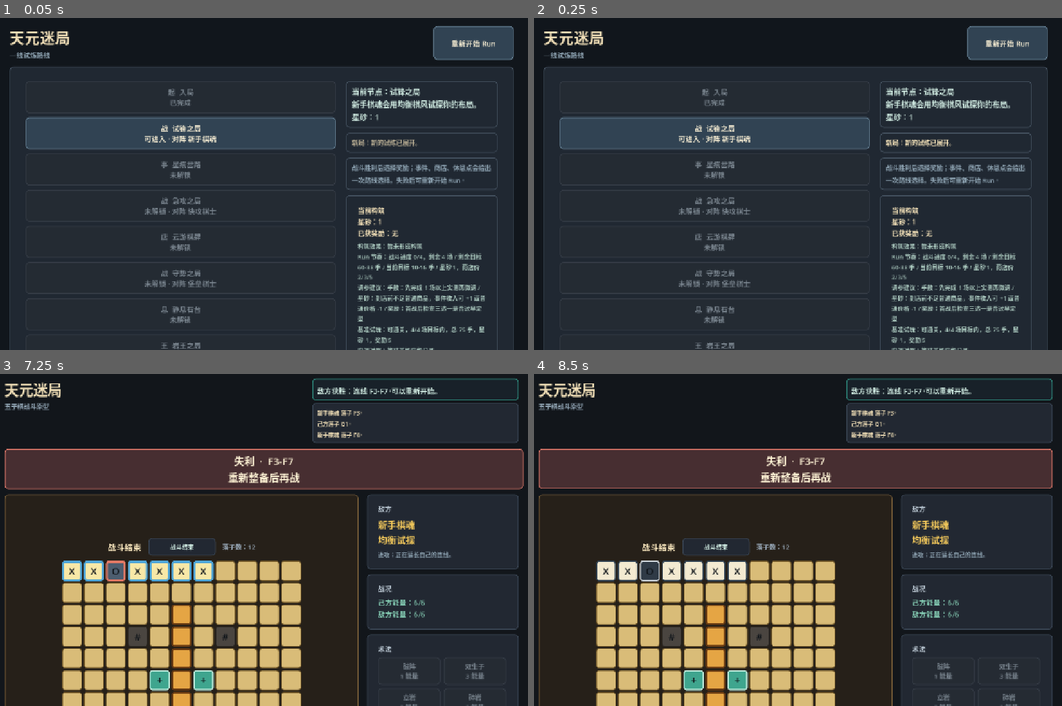
Above: before the commit, frames 1-4 (two rows, left to right).
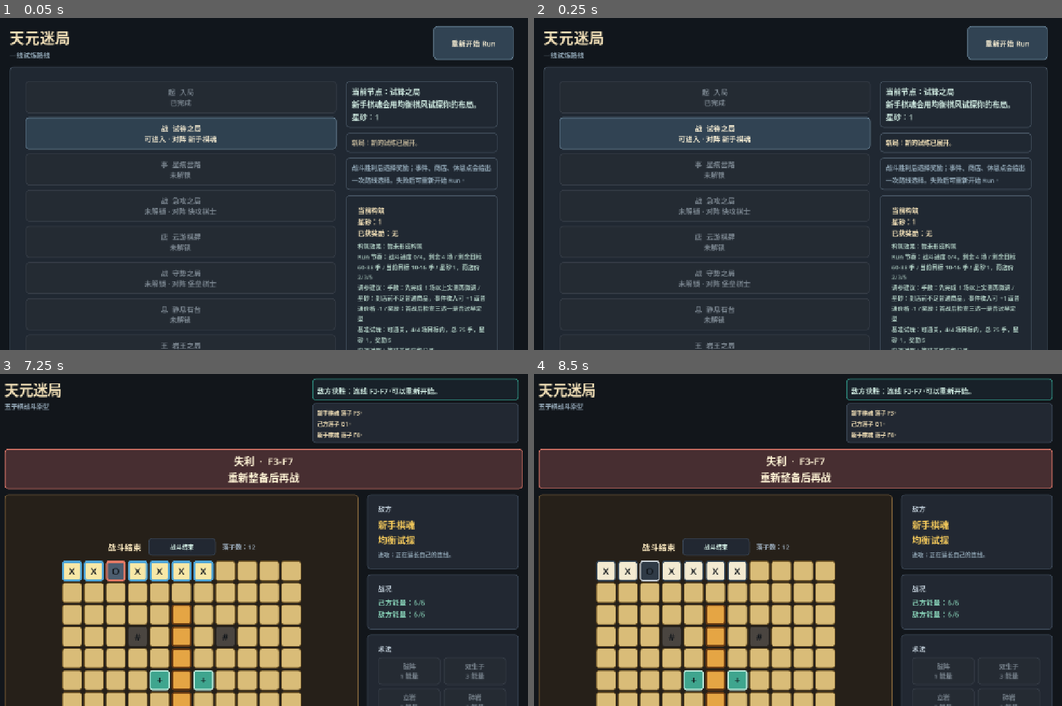
Above: after the commit, the same moments.

Repository: eason522/game
Game: Godot game, scene res://scenes/roguelike/RunMapScene.tscn
Same seed, same stepped clock (60 frames per second), same inputs: the game is played once before the commit and once after it.
Inputs (mouse positions are in pixels of both pictures, inside the frame that each line leads up to):
- Up to frame 1 (0.05 s): no input
- Up to frame 2 (0.25 s): no input
- Up to frame 3 (7.25 s): click "重新开始 Run" at 0.5 s; click "重新开始 Run" at 1.25 s; click "战 试锋之局 可进入 · 对阵 新手棋魂" at 2 s; click (73, 506) at 2.77 s; click (95, 523) at 3.52 s; click (137, 523) at 4.27 s; click (158, 523) at 5.02 s; click (179, 523) at 5.77 s; click (205, 523) at 6.52 s
- Up to frame 4 (8.5 s): move the mouse to (914, 520) at 7.27 s; tap Enter at 8 s; move the mouse to (687, 553) at 8.02 s

The runs differ from the first frame. In frame 1, 0.2% of the frame differs, in the area x 4-64%, y 21-40%; in frame 2, 0.1%; in frame 3, 0.2%, in the area x 43-100%, y 22-35%; in frame 4, nothing differs.

Commit message:
Polish route and battle feedback motion

Diff:
--- a/scripts/game/BattleScene.gd
+++ b/scripts/game/BattleScene.gd
@@ -14,6 +14,11 @@
 const TURN_RHYTHM_FADE_SECONDS := 0.14
 const TURN_RHYTHM_SETTLE_SECONDS := 0.12
 const TURN_RHYTHM_PULSE_SCALE := Vector2(1.035, 1.035)
+const RESULT_BANNER_FADE_SECONDS := 0.18
+const RESULT_BANNER_POP_SECONDS := 0.12
+const RESULT_BANNER_SETTLE_SECONDS := 0.16
+const RESULT_BANNER_POP_SCALE := Vector2(1.018, 1.018)
+const FEEDBACK_FLASH_SECONDS := 0.62
 const SkillExecutorScript := preload("res://scripts/skills/SkillExecutor.gd")
 const RunStateScript := preload("res://scripts/roguelike/RunState.gd")
 const SimpleTonePlayerScript := preload("res://scripts/audio/SimpleTonePlayer.gd")
@@ -79,6 +84,8 @@
 var turn_rhythm_tween: Tween
 var enemy_think_delay_seconds := ENEMY_THINK_DELAY_SECONDS
 var turn_rhythm_pulse_seconds := TURN_RHYTHM_FADE_SECONDS + TURN_RHYTHM_SETTLE_SECONDS
+var result_banner_animation_seconds := RESULT_BANNER_FADE_SECONDS + RESULT_BANNER_POP_SECONDS + RESULT_BANNER_SETTLE_SECONDS
+var feedback_flash_seconds := FEEDBACK_FLASH_SECONDS
 
 var empty_style: StyleBoxFlat
 var spirit_style: StyleBoxFlat
@@ -972,9 +979,9 @@
 	result_banner_label.modulate = Color(1, 1, 1, 0.0)
 	result_banner_label.scale = Vector2.ONE
 	result_banner_tween = create_tween()
-	result_banner_tween.tween_property(result_banner_label, "modulate", Color(1, 1, 1, 1), 0.18)
-	result_banner_tween.tween_property(result_banner_label, "scale", Vector2(1.02, 1.02), 0.12)
-	result_banner_tween.tween_property(result_banner_label, "scale", Vector2.ONE, 0.12)
+	result_banner_tween.tween_property(result_banner_label, "modulate", Color(1, 1, 1, 1), RESULT_BANNER_FADE_SECONDS)
+	result_banner_tween.tween_property(result_banner_label, "scale", RESULT_BANNER_POP_SCALE, RESULT_BANNER_POP_SECONDS)
+	result_banner_tween.tween_property(result_banner_label, "scale", Vector2.ONE, RESULT_BANNER_SETTLE_SECONDS)
 	_play_feedback_tone("victory" if player_won else "defeat")
 	_set_turn_rhythm("战斗结束", false)
 
@@ -1037,7 +1044,7 @@
 
 	_refresh_board()
 
-	await get_tree().create_timer(0.55).timeout
+	await get_tree().create_timer(feedback_flash_seconds).timeout
 
 	if token != feedback_flash_token:
 		return
--- a/scripts/roguelike/RunMapScene.gd
+++ b/scripts/roguelike/RunMapScene.gd
@@ -12,6 +12,9 @@
 const RewardGeneratorScript := preload("res://scripts/roguelike/RewardGenerator.gd")
 const RunPlaytestSimulatorScript := preload("res://scripts/roguelike/RunPlaytestSimulator.gd")
 const SimpleTonePlayerScript := preload("res://scripts/audio/SimpleTonePlayer.gd")
+const ROUTE_NODE_PULSE_IN_SECONDS := 0.14
+const ROUTE_NODE_PULSE_OUT_SECONDS := 0.16
+const ROUTE_NODE_PULSE_SCALE := Vector2(1.012, 1.012)
 
 var map_generator := MapGeneratorScript.new()
 var reward_generator := RewardGeneratorScript.new()
@@ -28,6 +31,11 @@
 var reward_buttons: Array = []
 var last_rendered_feedback := ""
 var last_claimed_reward_summary := ""
+var last_rendered_node_statuses: Dictionary = {}
+var node_button_tweens: Dictionary = {}
+var last_pulsed_node_index := -1
+var last_pulsed_node_status := ""
+var route_node_pulse_seconds := ROUTE_NODE_PULSE_IN_SECONDS + ROUTE_NODE_PULSE_OUT_SECONDS
 var settlement_tween: Tween
 var reward_panel_tween: Tween
 var panel_style: StyleBoxFlat
@@ -277,6 +285,7 @@
 	for node in run_state.nodes:
 		var button := Button.new()
 		button.custom_minimum_size = Vector2(0, 76)
+		button.pivot_offset = Vector2(320, 38)
 		button.size_flags_horizontal = Control.SIZE_EXPAND_FILL
 		button.focus_mode = Control.FOCUS_NONE
 		button.pressed.connect(_enter_node.bind(node.get("index", -1)))
@@ -388,6 +397,7 @@
 		button.tooltip_text = _node_tooltip(node)
 		button.disabled = not run_state.can_enter_node(index)
 		_apply_node_button_style(button, node)
+		_pulse_node_button_if_changed(index, node, button)
 
 	if status_label == null:
 		return
@@ -503,6 +513,39 @@
 	reward_panel_tween.tween_property(reward_label, "modulate", Color(1, 1, 1, 1), 0.18)
 	reward_panel_tween.parallel().tween_property(reward_label, "scale", Vector2(1.015, 1.015), 0.18)
 	reward_panel_tween.tween_property(reward_label, "scale", Vector2.ONE, 0.12)
+
+
+func _pulse_node_button_if_changed(index: int, node: Dictionary, button: Button) -> void:
+	var status: String = node.get("status", RunStateScript.STATUS_LOCKED)
+	var state_key := "%s:%s" % [status, str(node.get("actual_turn_count", 0))]
+	var previous_key: String = last_rendered_node_statuses.get(index, "")
+	last_rendered_node_statuses[index] = state_key
+
+	if previous_key == state_key:
+		return
+
+	if status != RunStateScript.STATUS_AVAILABLE and status != RunStateScript.STATUS_COMPLETED and status != RunStateScript.STATUS_FAILED:
+		return
+
+	_pulse_node_button(index, button, status)
+
+
+func _pulse_node_button(index: int, button: Button, status: String) -> void:
+	if node_button_tweens.has(index):
+		var previous_tween: Tween = node_button_tweens[index]
+
+		if previous_tween != null:
+			previous_tween.kill()
+
+	last_pulsed_node_index = index
+	last_pulsed_node_status = status
+	button.modulate = Color(1, 1, 1, 0.86)
+	button.scale = Vector2.ONE
+	var tween := create_tween()
+	node_button_tweens[index] = tween
+	tween.tween_property(button, "modulate", Color(1, 1, 1, 1), ROUTE_NODE_PULSE_IN_SECONDS)
+	tween.parallel().tween_property(button, "scale", ROUTE_NODE_PULSE_SCALE, ROUTE_NODE_PULSE_IN_SECONDS)
+	tween.tween_property(button, "scale", Vector2.ONE, ROUTE_NODE_PULSE_OUT_SECONDS)
 
 
 func _refresh_build_summary() -> void:
--- a/tests/battle_feedback_smoke.gd
+++ b/tests/battle_feedback_smoke.gd
@@ -50,6 +50,9 @@
 	if scene.turn_rhythm_pulse_seconds < 0.24 or scene.turn_rhythm_pulse_seconds > 0.3:
 		failures.append("battle feedback: expected tuned turn rhythm pulse duration")
 
+	if scene.feedback_flash_seconds < 0.6 or scene.feedback_flash_seconds > 0.65:
+		failures.append("battle feedback: expected cell flash timing to be tuned for readability")
+
 	scene._show_feedback("测试反馈：术法作用于 A1。", [Vector2i(0, 0)], "skill")
 	await process_frame
 
@@ -86,6 +89,9 @@
 	elif scene.tone_player.last_tone_count != 3:
 		failures.append("battle feedback: expected victory tone to use three notes")
 
+	if scene.result_banner_animation_seconds < 0.44 or scene.result_banner_animation_seconds > 0.48:
+		failures.append("battle feedback: expected result banner animation timing to be tuned")
+
 	scene.move_count = 17
 	scene._record_battle_result(true)
 
--- a/tests/run_map_feedback_smoke.gd
+++ b/tests/run_map_feedback_smoke.gd
@@ -59,6 +59,12 @@
 	if scene.node_buttons.size() <= 1 or not scene.node_buttons[1].tooltip_text.contains("目标节奏：10-16 手"):
 		failures.append("run map feedback: expected battle tooltip to show target turn pacing")
 
+	if scene.last_pulsed_node_index != 1 or scene.last_pulsed_node_status != RunStateScript.STATUS_AVAILABLE:
+		failures.append("run map feedback: expected available route node to receive an entry pulse")
+
+	if scene.route_node_pulse_seconds < 0.29 or scene.route_node_pulse_seconds > 0.31:
+		failures.append("run map feedback: expected route node pulse timing to be tuned")
+
 	scene.run_state.nodes[1]["actual_turn_count"] = 14
 	scene.run_state.nodes[1]["actual_pacing_result"] = "target"
 	scene._refresh()
@@ -107,6 +113,9 @@
 	if scene.reward_label == null or not scene.reward_label.text.contains("刚获得"):
 		failures.append("run map feedback: expected reward panel to keep the claimed reward visible")
 
+	if scene.last_pulsed_node_status != RunStateScript.STATUS_AVAILABLE or scene.last_pulsed_node_index != 2:
+		failures.append("run map feedback: expected next route node to pulse after reward claim")
+
 	scene.queue_free()
 	root.remove_meta(RUN_STATE_META)
 	await process_frame
Not shown, changed: DEVELOPMENT_PLAN.md
